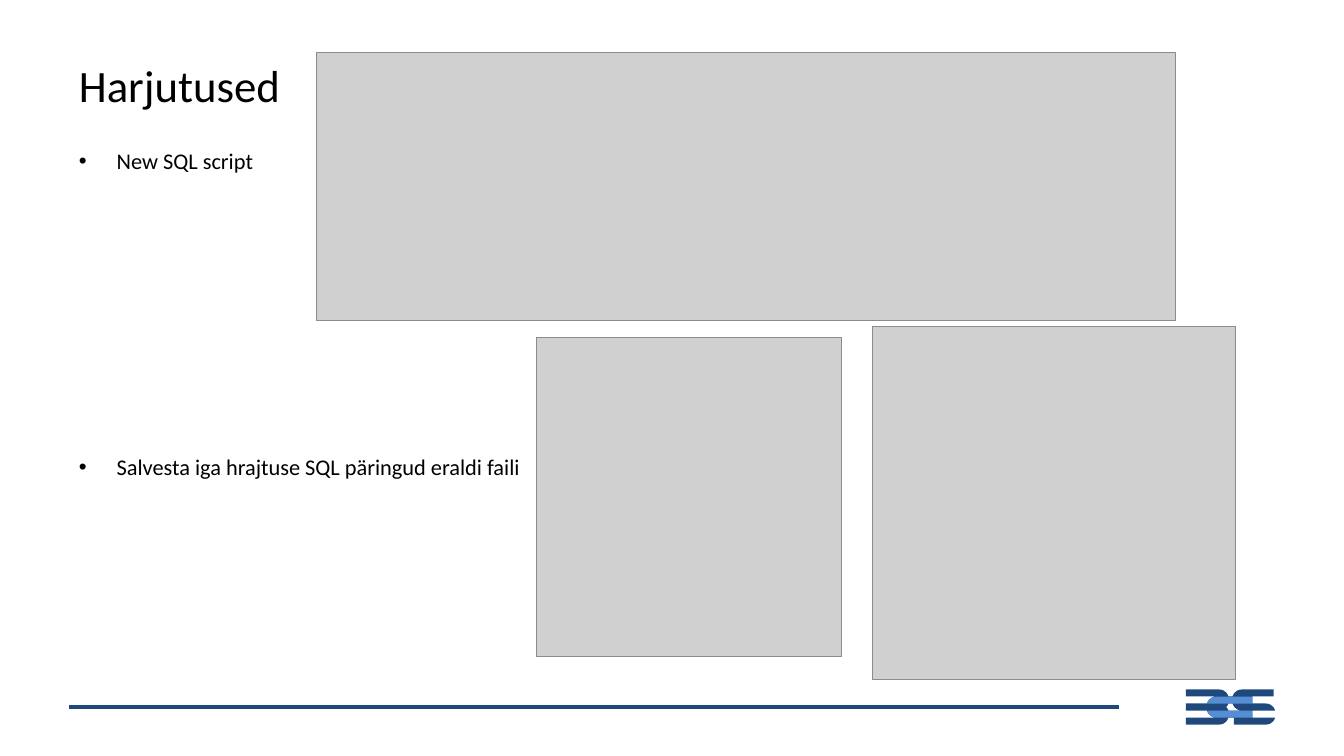
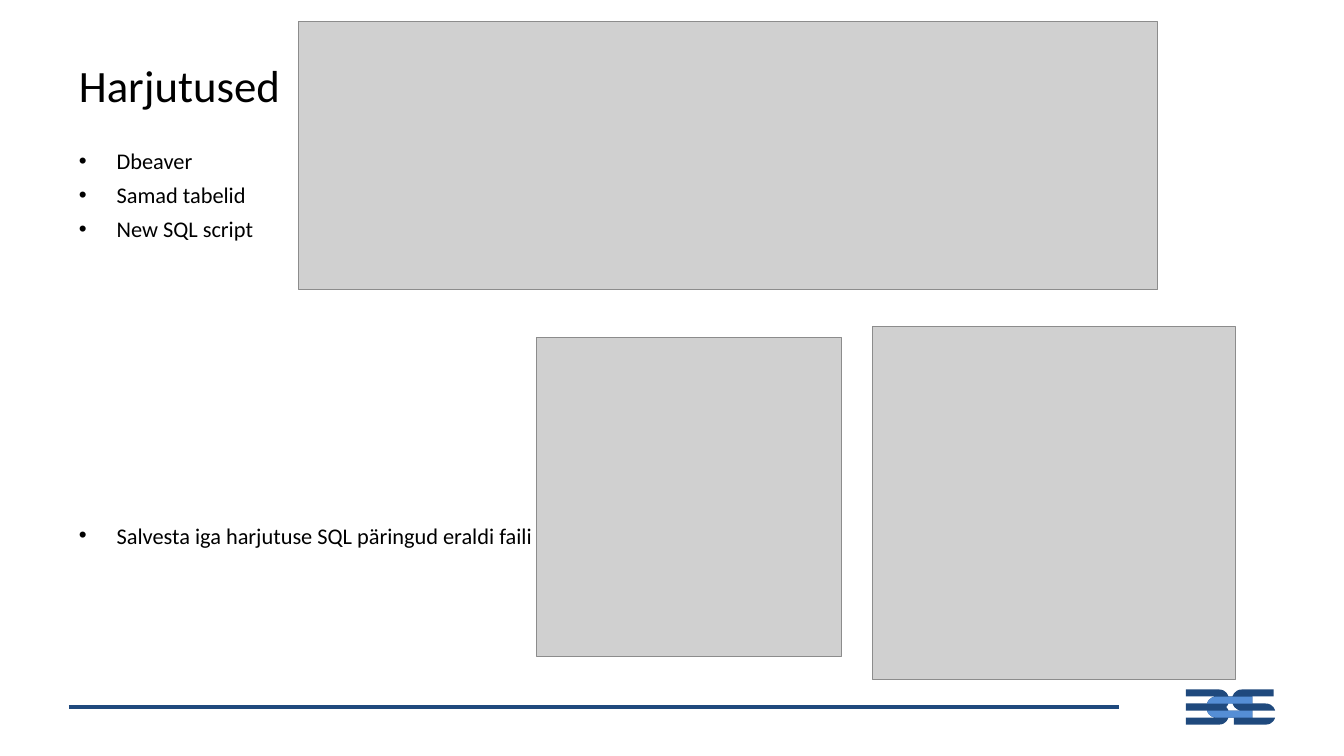
Before and after one commit to emilieabel/andmetarkus, a slide deck: slide 9 of Materjalid/Day7 SQL/7-paev-andmetarkus-esitlus.pptx. Drawn at 1344x756 pixels with LibreOffice and Linux fonts; fonts in the diff are those of the drawing; grey boxes stand for pictures. Boxes give left, top, right and bottom in pixels: in the first picture for what was removed or moved away, otherwise in the second. Text is boxed around its words. In the diff, an @@ line names an element or a change of style, - is before the commit and + after.

```diff
--- a/Materjalid/Day7 SQL/7-paev-andmetarkus-esitlus.pptx
+++ b/Materjalid/Day7 SQL/7-paev-andmetarkus-esitlus.pptx
@@ picture: place and size @@
-picture at (317,52,1176,321)
+picture at (298,22,1157,290)
@@ text at (117,153,246,203): paragraphs added @@
+• Dbeaver
+• Samad tabelid
@@ text at (117,528,531,548): text changed @@
-• Salvesta iga hrajtuse SQL päringud eraldi faili
+• Salvesta iga harjutuse SQL päringud eraldi faili
```
Also in this commit, not shown: 5 other slides changed, 1 other file.
